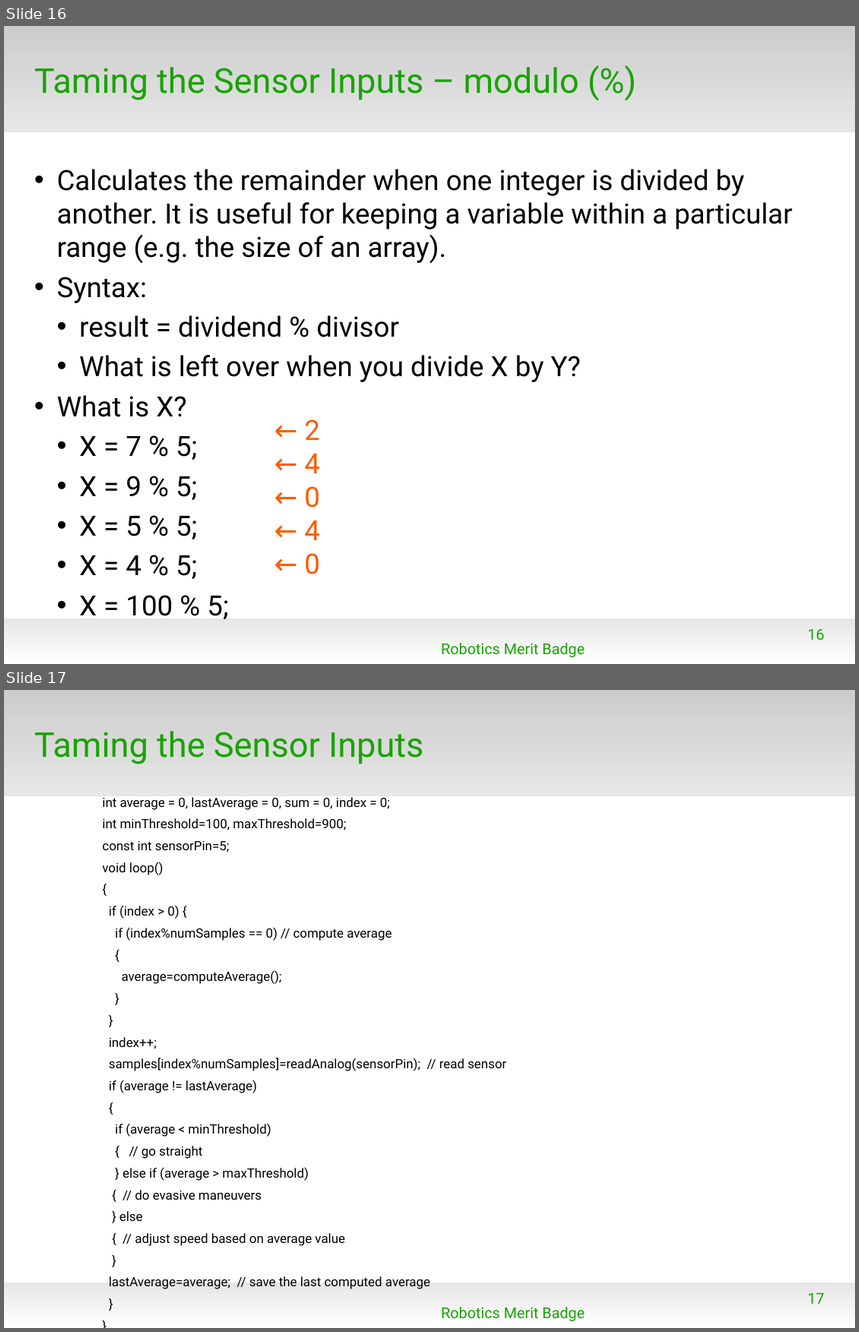
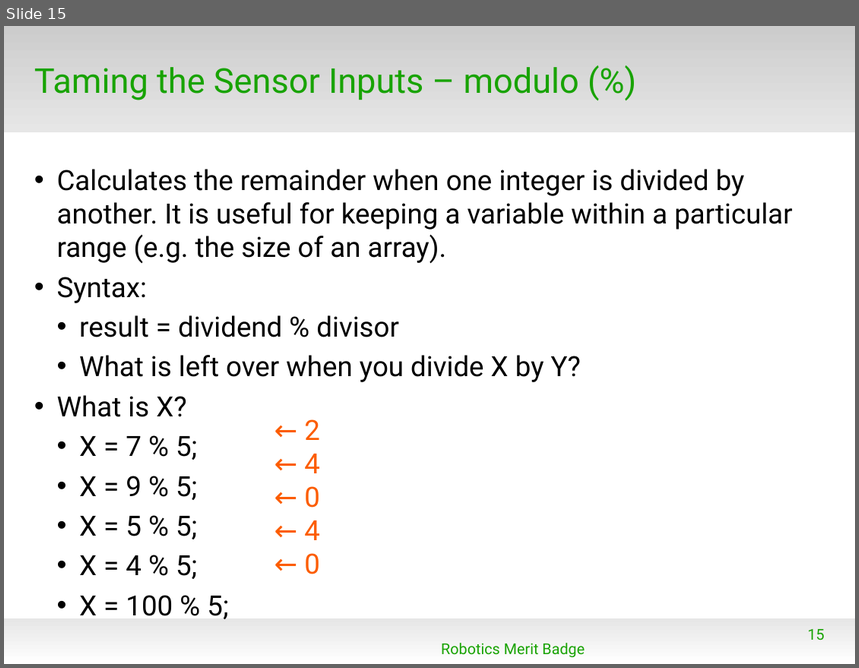
Before and after one commit to spiderman-2099/RoboticsMB, a slide deck: doc/RMB_Session3.odp. Shown one above the other, each under a label of ours: slides 16 and 17 before the commit, slide 15 after it. The pictures are 859x1332 and 859x668 pixels, drawn with LibreOffice and Linux fonts; fonts in the diff are those of the drawing; background and template pictures are left out. Boxes give left, top, right and bottom in pixels: in the first picture for what was removed or moved away, otherwise in the second. Text is boxed around its words. In the diff, an @@ line names an element or a change of style, - is before the commit and + after.

```diff
--- a/doc/RMB_Session3.odp
+++ b/doc/RMB_Session3.odp
@@ slide 17 removed at bbox=[4, 690, 855, 1328], background #FFFFFF; not listed: 2 template elements that a slide beside it also shows @@
@@ title removed at bbox=[34, 731, 424, 764] @@
-Taming the Sensor Inputs
@@ text removed at bbox=[102, 797, 506, 1290] @@
-    int average = 0, lastAverage = 0, sum = 0, index = 0;
-    int minThreshold=100, maxThreshold=900;
-    const int sensorPin=5;
-    void loop()
-    {
-    if (index > 0) {
-    if (index%numSamples == 0) // compute average
-    {
-    average=computeAverage();
-    }
-    }
-    index++;
-    samples[index%numSamples]=readAnalog(sensorPin); // read sensor
-    if (average != lastAverage)
-    {
-    if (average < minThreshold)
-    { // go straight
-    } else if (average > maxThreshold)
-    { // do evasive maneuvers
-    } else
-    { // adjust speed based on average value
-    }
-    lastAverage=average; // save the last computed average
-    }
-    }
@@ page number removed at bbox=[808, 1293, 825, 1304] @@
-17
@@ text removed at bbox=[441, 1307, 585, 1322] @@
-Robotics Merit Badge
@@ what was slide 16 is now slide 15 @@
@@ page number at bbox=[808, 629, 825, 640]: text changed @@
-16
+15
```
Also in this commit, not shown: 8 slides changed, 3 slides added, 7 other slides removed, 11 other files.
